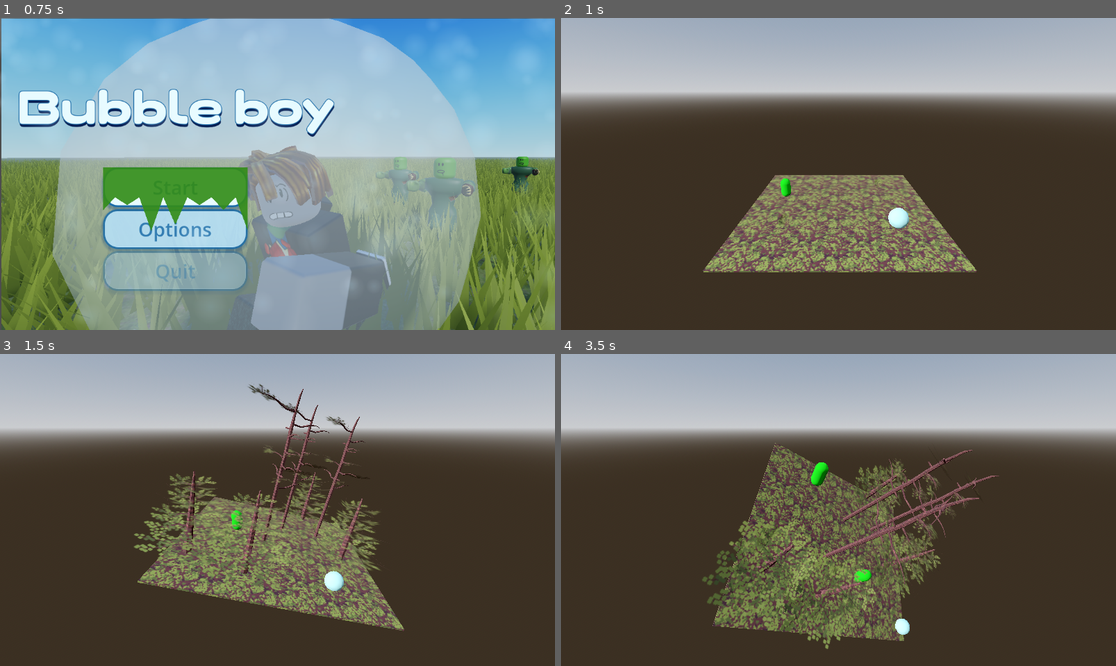
Above: before the commit, frames 1-4 (two rows, left to right).
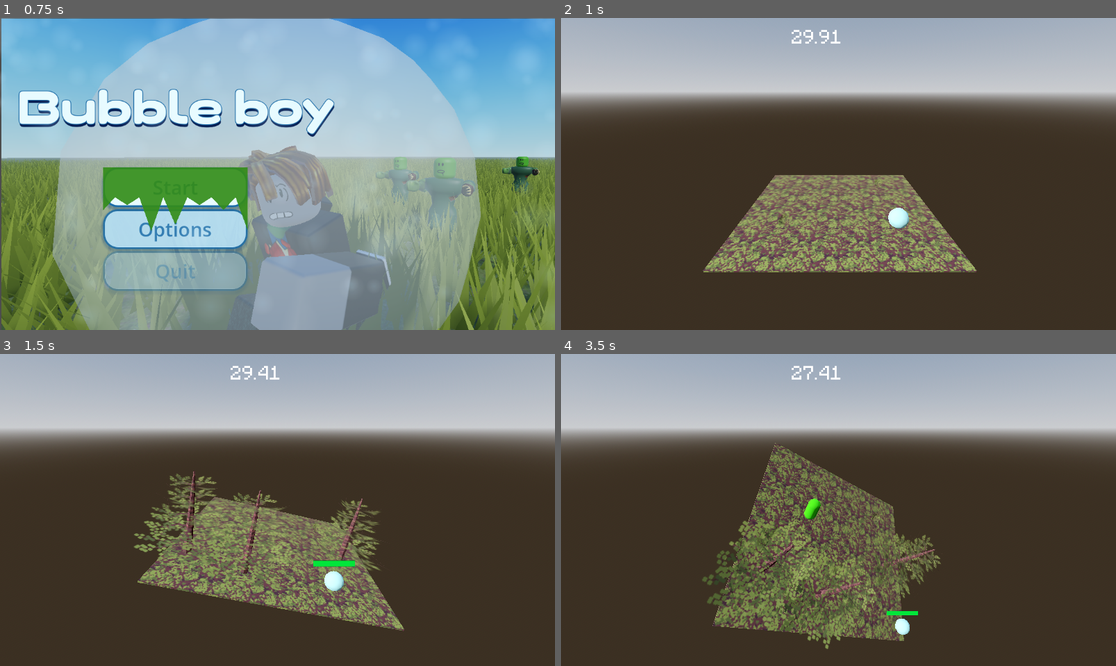
Above: after the commit, the same moments.

Repository: whatis6x9/DiseaseDodger
Game: Godot game, scene res://main_menu.tscn
Two runs of this game, one before a commit and one after it. Both use one fixed random seed, a clock stepped at 60 frames per second and the inputs below. The engine's default icon, where the game draws it, is replaced by a stand-in: a white triangle on a blue panel in a dark square.
Inputs:
- Up to frame 1 (0.75 s): click "Start" at 0.5 s
- Up to frame 2 (1 s): no input
- Up to frame 3 (1.5 s): hold D (right) from 1.28 s (still down)
- Up to frame 4 (3.5 s): release D (right) at 2.03 s; hold S (backward) 2.03-2.78 s; hold D (right) from 2.78 s (still down)

Frame 1 is identical in both runs. In frame 2, 0.2% of the frame differs, in the area x 39-51%, y 3-58%; in frame 3, 1.8%; in frame 4, 2.8%, in the area x 41-79%, y 3-84%.

Commit message:
Added Health and Game over UI

Diff:
--- a/Scenes/BubbleBoy.tscn
+++ b/Scenes/BubbleBoy.tscn
@@ -11,9 +11,24 @@
 [sub_resource type="StandardMaterial3D" id="StandardMaterial3D_kwxc0"]
 albedo_color = Color(0.7058824, 1, 1, 1)
 
+[sub_resource type="ViewportTexture" id="ViewportTexture_8f4em"]
+viewport_path = NodePath("Visuals/Sprite3D/SubViewport")
+
+[sub_resource type="StyleBoxEmpty" id="StyleBoxEmpty_wpm7o"]
+
+[sub_resource type="StyleBoxFlat" id="StyleBoxFlat_wpm7o"]
+bg_color = Color(0.6815338, 0, 0.12837818, 1)
+border_color = Color(0.36762846, 1.02277845e-07, 0.076594554, 1)
+shadow_size = 2
+
+[sub_resource type="StyleBoxFlat" id="StyleBoxFlat_gbbvi"]
+bg_color = Color(0, 0.8156863, 0.19607843, 1)
+border_color = Color(0.5372549, 0, 0.12941177, 1)
+
 [node name="BubbleBoy" type="RigidBody3D" unique_id=1935134588]
 mass = 1000.0
 script = ExtResource("1_kwxc0")
+damage = 34.0
 Tex2 = ExtResource("2_wpm7o")
 
 [node name="BubbleCollider" type="CollisionShape3D" parent="." unique_id=313043950]
@@ -30,4 +45,32 @@
 [node name="SimpleMesh" type="CSGSphere3D" parent="Visuals" unique_id=1453635169]
 material = SubResource("StandardMaterial3D_kwxc0")
 
+[node name="Sprite3D" type="Sprite3D" parent="Visuals" unique_id=511727099]
+billboard = 1
+texture = SubResource("ViewportTexture_8f4em")
+
+[node name="SubViewport" type="SubViewport" parent="Visuals/Sprite3D" unique_id=484166815]
+transparent_bg = true
+size = Vector2i(215, 212)
+
+[node name="Panel" type="Panel" parent="Visuals/Sprite3D/SubViewport" unique_id=1416729889]
+offset_right = 216.0
+offset_bottom = 31.0
+theme_override_styles/panel = SubResource("StyleBoxEmpty_wpm7o")
+
+[node name="ProgressBar" type="ProgressBar" parent="Visuals/Sprite3D/SubViewport/Panel" unique_id=864892071]
+layout_mode = 1
+anchors_preset = 14
+anchor_top = 0.5
+anchor_right = 1.0
+anchor_bottom = 0.5
+offset_top = -14.5
+offset_bottom = 14.5
+grow_horizontal = 2
+grow_vertical = 2
+theme_override_styles/background = SubResource("StyleBoxFlat_wpm7o")
+theme_override_styles/fill = SubResource("StyleBoxFlat_gbbvi")
+value = 13.26
+show_percentage = false
+
 [connection signal="body_entered" from="HurtArea" to="." method="_on_hurt_area_body_entered"]
--- a/Scenes/Map1.tscn
+++ b/Scenes/Map1.tscn
@@ -8,6 +8,8 @@
 [ext_resource type="PackedScene" uid="uid://bod5b0x33r64j" path="res://Scenes/tree_2.tscn" id="5_uifhc"]
 [ext_resource type="Script" uid="uid://0vjq7jggll6n" path="res://Scripts/tree_spawner.gd" id="6_es4yc"]
 [ext_resource type="PackedScene" uid="uid://c0dsk0v1iwfuf" path="res://Scenes/tree_1.tscn" id="7_hrdr6"]
+[ext_resource type="FontFile" uid="uid://doyq35f87olnp" path="res://Assets/Models/Minecraft - by BennyFonts1002 - from fontstruct.ttf" id="9_j2fs2"]
+[ext_resource type="Script" uid="uid://rnykaj1nbevd" path="res://timer_ui.gd" id="10_kpjo8"]
 
 [sub_resource type="ProceduralSkyMaterial" id="ProceduralSkyMaterial_f6pk4"]
 sky_horizon_color = Color(0.66224277, 0.6717428, 0.6867428, 1)
@@ -30,7 +32,7 @@
 size = Vector3(1.2069092, 0.0126953125, 1.1018066)
 
 [sub_resource type="BoxShape3D" id="BoxShape3D_f6pk4"]
-size = Vector3(3.7736816, 0.022460938, 4.888672)
+size = Vector3(5.286133, 0.022460938, 4.9763184)
 
 [node name="World" type="Node3D" unique_id=1056795468]
 script = ExtResource("1_vjepk")
@@ -47,7 +49,7 @@
 script = ExtResource("6_es4yc")
 obstacles = Array[PackedScene]([ExtResource("7_hrdr6"), ExtResource("5_uifhc")])
 nextWaveTime = 0.1
-obstaclesPerWave = 7
+obstaclesPerWave = 3
 
 [node name="CollisionShape3D" type="CollisionShape3D" parent="Platform/Tree Spawner" unique_id=1526100210]
 transform = Transform3D(9.725, 0, 0, 0, 9.725, 0, 0, 0, 9.725, -0.09081575, 0.21100104, -0.041549683)
@@ -66,22 +68,42 @@
 [node name="DirectionalLight3D" type="DirectionalLight3D" parent="." unique_id=1577556181]
 transform = Transform3D(0.5833286, 0.52562714, -0.6192284, 0, 0.76237476, 0.6471358, 0.81223625, -0.37749282, 0.444715, -2.2845683, 1.5311909, 3.5557919)
 
-[node name="Enemy" parent="." unique_id=2036500499 instance=ExtResource("3_4ov7l")]
-transform = Transform3D(1, 0, 0, 0, 1, 0, 0, 0, 1, -3.9982607, 0.049999714, -1.4162288)
-SPEED = 3.0
-
 [node name="Enemy Spawner" type="Node3D" parent="." unique_id=128096228]
-transform = Transform3D(1, 0, 0, 0, 1, 0, 0, 0, 1, 0, 2.8923063, 0)
+transform = Transform3D(1.82, 0, 0, 0, 1.82, 0, 0, 0, 1.82, 0, 1.1885965, 0)
 script = ExtResource("5_f6pk4")
 enemies = Array[PackedScene]([ExtResource("3_4ov7l")])
 enemiesPerWave = 1
 maxWaves = 5
 
 [node name="CollisionShape3D" type="CollisionShape3D" parent="Enemy Spawner" unique_id=828868260]
-transform = Transform3D(1, 0, 0, 0, 1, 0, 0, 0, 1, 0, -1.3468547, 0)
+transform = Transform3D(0.99999964, 0, 0, 0, 0.99999964, 0, 0, 0, 0.99999964, 0, 0.04453417, 0)
 shape = SubResource("BoxShape3D_f6pk4")
 
 [node name="Timer" type="Timer" parent="Enemy Spawner" unique_id=955789196]
 
+[node name="GameTimeout" type="Timer" parent="." unique_id=2068833127]
+wait_time = 30.0
+one_shot = true
+autostart = true
+
+[node name="CanvasLayer" type="CanvasLayer" parent="." unique_id=1983390063]
+
+[node name="Label" type="Label" parent="CanvasLayer" unique_id=1914361219]
+anchors_preset = 5
+anchor_left = 0.5
+anchor_right = 0.5
+offset_left = -97.0
+offset_top = 25.0
+offset_right = 97.0
+offset_bottom = 57.0
+grow_horizontal = 2
+size_flags_horizontal = 4
+theme_override_fonts/font = ExtResource("9_j2fs2")
+theme_override_font_sizes/font_size = 32
+text = "66266526"
+script = ExtResource("10_kpjo8")
+
 [connection signal="timeout" from="Platform/Tree Spawner/Timer" to="Platform/Tree Spawner" method="_on_timer_timeout"]
+[connection signal="no_hp_left" from="BubbleBoy" to="." method="_on_bubble_boy_no_hp_left"]
 [connection signal="timeout" from="Enemy Spawner/Timer" to="Enemy Spawner" method="_on_timer_timeout"]
+[connection signal="timeout" from="GameTimeout" to="." method="_on_game_timeout_timeout"]
--- a/Scenes/enemy.tscn
+++ b/Scenes/enemy.tscn
@@ -3,26 +3,26 @@
 [ext_resource type="Script" uid="uid://bysqkedvqq3ys" path="res://Scripts/enemy.gd" id="1_7k104"]
 
 [sub_resource type="StandardMaterial3D" id="StandardMaterial3D_hghv2"]
-albedo_color = Color(0, 0.8980392, 0, 1)
+albedo_color = Color(0.24705882, 0.9372549, 0, 1)
 
-[sub_resource type="CapsuleMesh" id="CapsuleMesh_4gyqm"]
+[sub_resource type="CapsuleMesh" id="CapsuleMesh_1f0kj"]
 material = SubResource("StandardMaterial3D_hghv2")
 
 [sub_resource type="CapsuleShape3D" id="CapsuleShape3D_qi2p4"]
 
 [node name="Enemy" type="CharacterBody3D" unique_id=2036500499 groups=["Enemies"]]
 script = ExtResource("1_7k104")
-SPEED = 1.0
 
 [node name="MeshInstance3D" type="MeshInstance3D" parent="." unique_id=1231095321]
 transform = Transform3D(0.7, 0, 0, 0, 0.7, 0, 0, 0, 0.7, 0, 0.7, 0)
-mesh = SubResource("CapsuleMesh_4gyqm")
+mesh = SubResource("CapsuleMesh_1f0kj")
 
 [node name="CollisionShape3D" type="CollisionShape3D" parent="." unique_id=1437176075 groups=["Enemies"]]
 transform = Transform3D(0.7, 0, 0, 0, 0.7, 0, 0, 0, 0.7, 0, 0.7, 0)
 shape = SubResource("CapsuleShape3D_qi2p4")
 
 [node name="NavigationAgent3D" type="NavigationAgent3D" parent="." unique_id=2046175174]
+target_desired_distance = 1.1
 path_max_distance = 0.01
 avoidance_enabled = true
 
--- a/Scripts/BubbleBoy.gd
+++ b/Scripts/BubbleBoy.gd
@@ -1,14 +1,29 @@
 extends RigidBody3D
+
+signal no_hp_left
 
 @export var health :float = 100
 @export var damage :float = 50
 @export var Tex2:Texture2D
+var real_value : float
 
 func _physics_process(delta: float) -> void:
-	#print(health)
 	pass
-
 
 func _on_hurt_area_body_entered(body: Node3D) -> void:
 	if body.is_in_group("Enemies"):
 		health -= damage
+		take_damage(damage)
+
+func _ready() -> void:
+	$Visuals/Sprite3D/SubViewport/Panel/ProgressBar.max_value = health
+	$Visuals/Sprite3D/SubViewport/Panel/ProgressBar.value = health
+	real_value = health
+
+func take_damage(damage: float):
+	real_value -= damage
+
+	create_tween().tween_property($Visuals/Sprite3D/SubViewport/Panel/ProgressBar, "value", real_value, 0.3)
+
+	if real_value <= 0.1:
+		no_hp_left.emit()
--- a/Scripts/enemy.gd
+++ b/Scripts/enemy.gd
@@ -2,7 +2,8 @@
 
 @onready var nav_agent = $NavigationAgent3D
 @onready var platform = $"../Platform/NavigationRegion3D"
-@export var SPEED = 3.0
+@export var SPEED = 2.0
+
 var xform: Transform3D
 
 func _physics_process(delta: float) -> void:
--- a/Scripts/map_1.gd
+++ b/Scripts/map_1.gd
@@ -4,3 +4,13 @@
 
 func _physics_process(delta: float) -> void:
 	get_tree().call_group("Enemies","update_target_location",player.global_transform.origin)
+
+func game_over():
+	get_tree().call_deferred("change_scene_to_file","res://game_over.tscn")
+
+func _on_bubble_boy_no_hp_left() -> void:
+	game_over()
+
+
+func _on_game_timeout_timeout() -> void:
+	game_over()
--- /dev/null
+++ b/game_over.gd
@@ -0,0 +1,6 @@
+extends Control
+
+
+func _on_button_pressed() -> void:
+	get_tree().call_deferred("change_scene_to_file","res://Scenes/Map1.tscn")
+	pass # Replace with function body.
--- /dev/null
+++ b/game_over.tscn
@@ -0,0 +1,54 @@
+[gd_scene format=3 uid="uid://i36p31mkqkgt"]
+
+[ext_resource type="Script" uid="uid://c4fhvbk8ew2qq" path="res://game_over.gd" id="1_ccer4"]
+[ext_resource type="Texture2D" uid="uid://b1xlg1tolqfx8" path="res://Assets/Models/big_tree_01_0.png" id="1_y26ei"]
+[ext_resource type="FontFile" uid="uid://doyq35f87olnp" path="res://Assets/Models/Minecraft - by BennyFonts1002 - from fontstruct.ttf" id="1_yxx3c"]
+
+[node name="GameOver" type="Control" unique_id=1249513056]
+layout_mode = 3
+anchors_preset = 8
+anchor_left = 0.5
+anchor_top = 0.5
+anchor_right = 0.5
+anchor_bottom = 0.5
+grow_horizontal = 2
+grow_vertical = 2
+script = ExtResource("1_ccer4")
+
+[node name="CanvasLayer" type="CanvasLayer" parent="." unique_id=71643505]
+
+[node name="VBoxContainer" type="VBoxContainer" parent="CanvasLayer" unique_id=604515028]
+anchors_preset = 8
+anchor_left = 0.5
+anchor_top = 0.5
+anchor_right = 0.5
+anchor_bottom = 0.5
+offset_left = -204.0
+offset_top = -55.0
+offset_right = 204.0
+offset_bottom = 53.0
+grow_horizontal = 2
+grow_vertical = 2
+
+[node name="Label" type="Label" parent="CanvasLayer/VBoxContainer" unique_id=1339674547]
+layout_mode = 2
+theme_override_fonts/font = ExtResource("1_yxx3c")
+theme_override_font_sizes/font_size = 64
+text = "Game Over"
+
+[node name="Button" type="Button" parent="CanvasLayer/VBoxContainer" unique_id=412490589]
+layout_mode = 2
+theme_override_fonts/font = ExtResource("1_yxx3c")
+theme_override_font_sizes/font_size = 32
+text = "Retry"
+
+[node name="Sprite2D" type="Sprite2D" parent="." unique_id=2087020410]
+position = Vector2(663, 403.99997)
+scale = Vector2(5.29, 5.29)
+texture = ExtResource("1_y26ei")
+
+[node name="Camera2D" type="Camera2D" parent="." unique_id=340900046]
+position = Vector2(0.10498047, 14.089966)
+scale = Vector2(5.29, 5.29)
+
+[connection signal="pressed" from="CanvasLayer/VBoxContainer/Button" to="." method="_on_button_pressed"]
--- a/project.godot
+++ b/project.godot
@@ -12,7 +12,7 @@
 
 config/name="Diesease Dodger"
 run/main_scene="uid://b8bonerm6tefs"
-config/features=PackedStringArray("4.7", "Forward Plus")
+config/features=PackedStringArray("4.6", "Forward Plus")
 
 [dotnet]
 
--- /dev/null
+++ b/timer_ui.gd
@@ -0,0 +1,4 @@
+extends Label
+
+func _physics_process(delta: float) -> void:
+	$".".text = str($"../../GameTimeout".time_left).pad_decimals(2)
Binary file added: Assets/Models/Minecraft - by BennyFonts1002 - from fontstruct.ttf
Not shown, added: Assets/Models/Minecraft - by BennyFonts1002 - from fontstruct.ttf.import
Binary file added: Assets/Models/ZombieWalk.bin
Not shown, changed: Assets/Models/big_tree_01.fbx.import
Not shown, changed: Assets/Models/bush_01.fbx.import
Not shown, changed: Assets/Models/grass_02.fbx.import
Not shown, changed: Assets/Models/small_tree_01.fbx.import
Not shown, changed: Assets/Models/small_tree_02.fbx.import
Not shown, changed: Assets/Models/spiky_tree.fbx.import
Not shown: 1 places in Scenes/BubbleBoy.tscn that only renumber resources
Binary file added: ZombieWalk.bin
Not shown, added: game_over.gd.uid
(and 1 more such lines)
